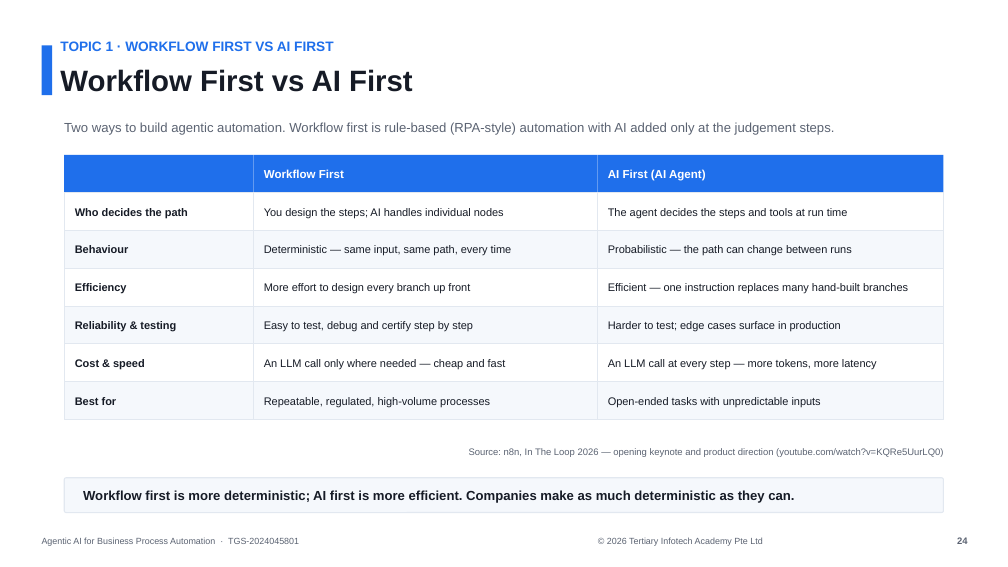
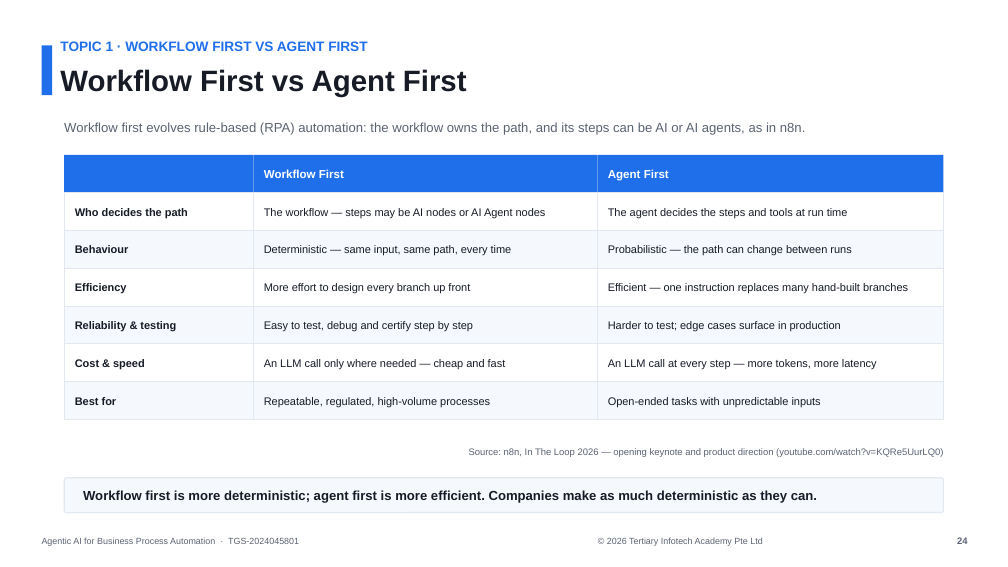
Before and after one commit to tertiarycourses/TGS-2024045801-Agentic-AI-for-Business-Process-Automation, a slide deck: slide 24 of courseware/Agentic AI for Business Process Automation-v2.1.pptx. Drawn at 1008x567 pixels with LibreOffice and Linux fonts; fonts in the diff are those of the drawing. Boxes give left, top, right and bottom in pixels: in the first picture for what was removed or moved away, otherwise in the second. Text is boxed around its words. In the diff, an @@ line names an element or a change of style, - is before the commit and + after.

```diff
--- a/courseware/Agentic AI for Business Process Automation-v2.1.pptx
+++ b/courseware/Agentic AI for Business Process Automation-v2.1.pptx
@@ text at [60, 41, 367, 51]: text changed @@
-TOPIC 1 · WORKFLOW FIRST VS AI FIRST
+TOPIC 1 · WORKFLOW FIRST VS AGENT FIRST
@@ text at [60, 69, 467, 97]: text changed @@
-Workflow First vs AI First
+Workflow First vs Agent First
@@ text at [64, 122, 806, 135]: text changed @@
-Two ways to build agentic automation. Workflow first is rule-based (RPA-style) automation with AI added only at the judgement steps.
+Workflow first evolves rule-based (RPA) automation: the workflow owns the path, and its steps can be AI or AI agents, as in n8n.
@@ text at [608, 169, 669, 181]: text changed @@
-AI First (AI Agent)
+Agent First
@@ text at [264, 208, 546, 218]: text changed @@
-You design the steps; AI handles individual nodes
+The workflow — steps may be AI nodes or AI Agent nodes
@@ text at [83, 490, 817, 503]: text changed @@
-Workflow first is more deterministic; AI first is more efficient. Companies make as much deterministic as they can.
+Workflow first is more deterministic; agent first is more efficient. Companies make as much deterministic as they can.
```
Also in this commit, not shown: 3 other slides changed, 10 other files.
